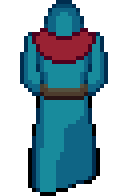
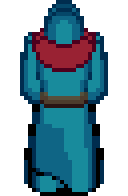
Revision of a layered w=128, h=196 image; what changed, layer by layer:
showed "32-PriestWalkUp" over [20, 8, 108, 196]
showed "25-PriestWalkUp" over [20, 8, 108, 196]
showed "21-PriestWalkUp" over [20, 12, 108, 196]
showed "17-PriestWalkUp" over [20, 8, 108, 196]
showed "13-PriestWalkUp" over [20, 8, 108, 196]
showed "9-PriestWalkUp" over [20, 8, 108, 196]
showed "5-PriestWalkUp" over [20, 12, 108, 196]
showed "1-PriestWalkUp" over [20, 8, 108, 196]
removed layer "Background" over [20, 8, 108, 196]
